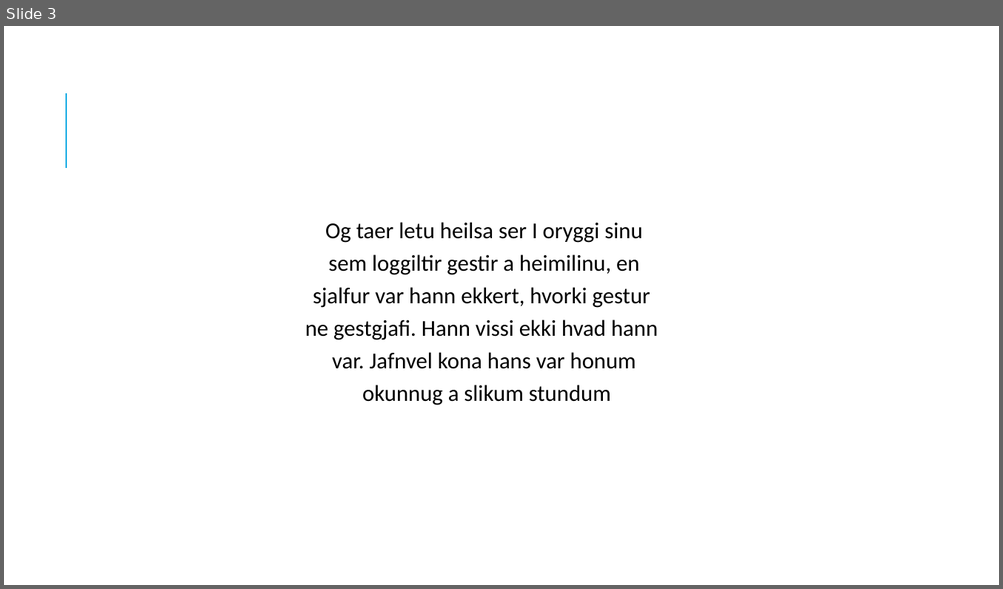
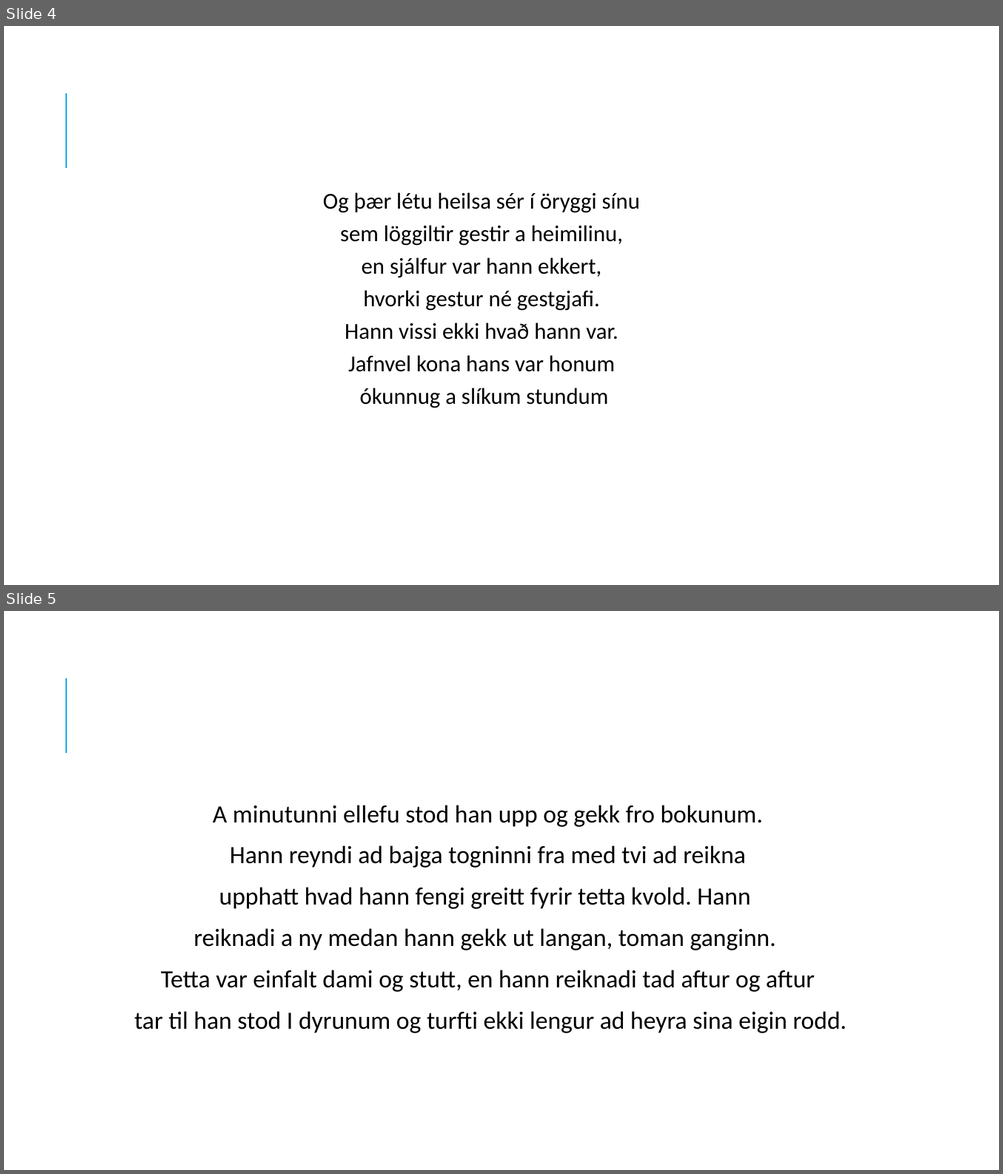
Before and after one commit to PallGudbrandsson/Skoli2017V, a slide deck: ISL/Veizla Undir Grjotvegg.pptx. Shown one above the other, each under a label of ours: slide 3 before the commit, slides 4 and 5 after it. The pictures are 1003x589 and 1003x1174 pixels, drawn with LibreOffice and Linux fonts; fonts in the diff are those of the drawing. Boxes give left, top, right and bottom in pixels: in the first picture for what was removed or moved away, otherwise in the second. Text is boxed around its words. In the diff, an @@ line names an element or a change of style, - is before the commit and + after.

```diff
--- a/ISL/Veizla Undir Grjotvegg.pptx
+++ b/ISL/Veizla Undir Grjotvegg.pptx
@@ slide 5 added at box(4, 611, 999, 1170), background #FFFFFF; not listed: 1 template element that a slide beside it also shows @@
@@ text added at box(134, 805, 847, 1034), 24 pt, text #000000 @@
+  A minutunni ellefu stod han upp og gekk fro bokunum.
+  Hann reyndi ad bajga togninni fra med tvi ad reikna
+  upphatt hvad hann fengi greitt fyrir tetta kvold. Hann
+  reiknadi a ny medan hann gekk ut langan, toman ganginn.
+  Tetta var einfalt dami og stutt, en hann reiknadi tad aftur og aftur
+  tar til han stod I dyrunum og turfti ekki lengur ad heyra sina eigin rodd.
@@ what was slide 3 is now slide 4 @@
@@ slide 4 changed as well @@
@@ text at box(323, 192, 640, 409): text changed @@
-Og taer letu heilsa ser I oryggi sinu
-sem loggiltir gestir a heimilinu, en
-sjalfur var hann ekkert, hvorki gestur
-ne gestgjafi. Hann vissi ekki hvad hann
-var. Jafnvel kona hans var honum
-okunnug a slikum stundum
+Og þær létu heilsa sér í öryggi sínu
+sem löggiltir gestir a heimilinu,
+en sjálfur var hann ekkert,
+hvorki gestur né gestgjafi.
+Hann vissi ekki hvað hann var.
+Jafnvel kona hans var honum
+ókunnug a slíkum stundum
```
Also in this commit, not shown: 2 other slides changed, 5 other slides added, 13 other files.
